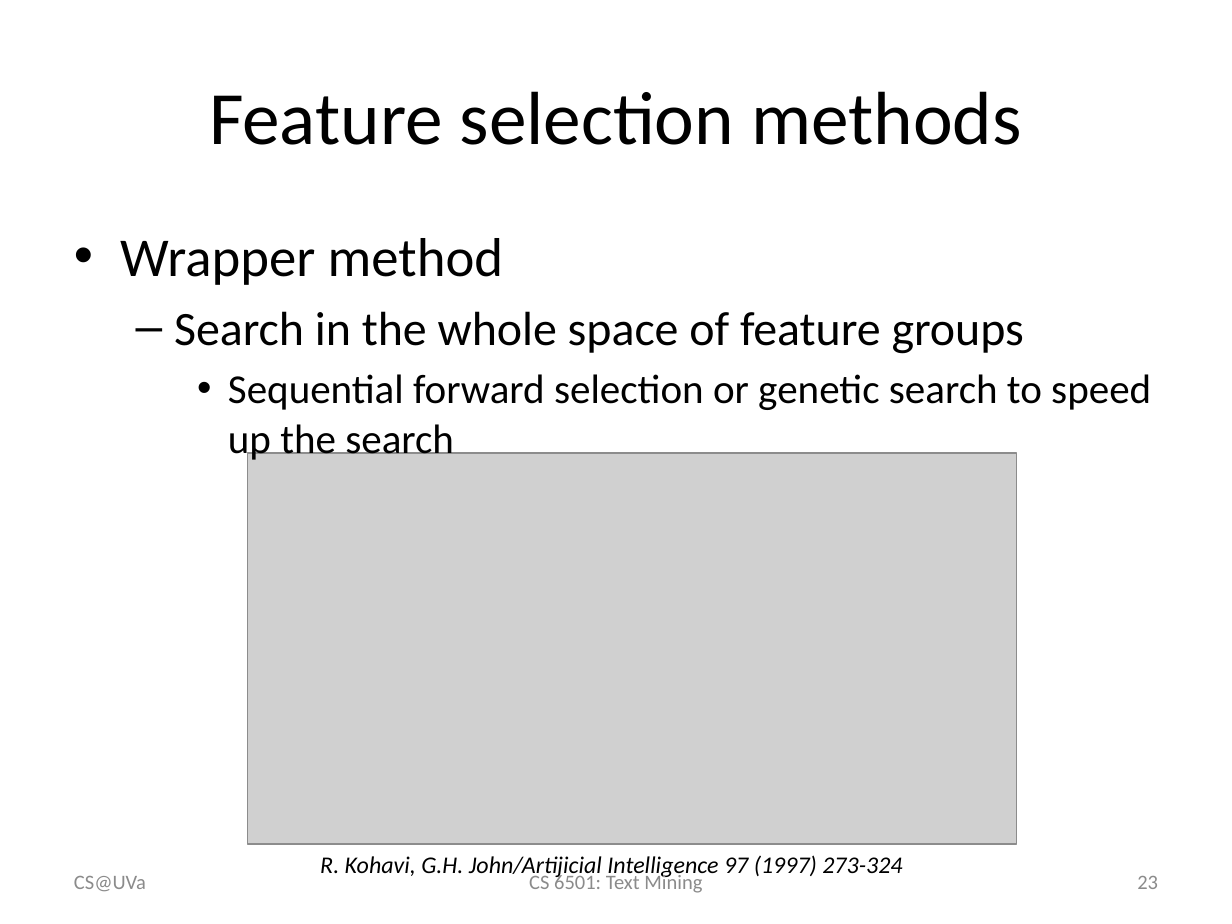
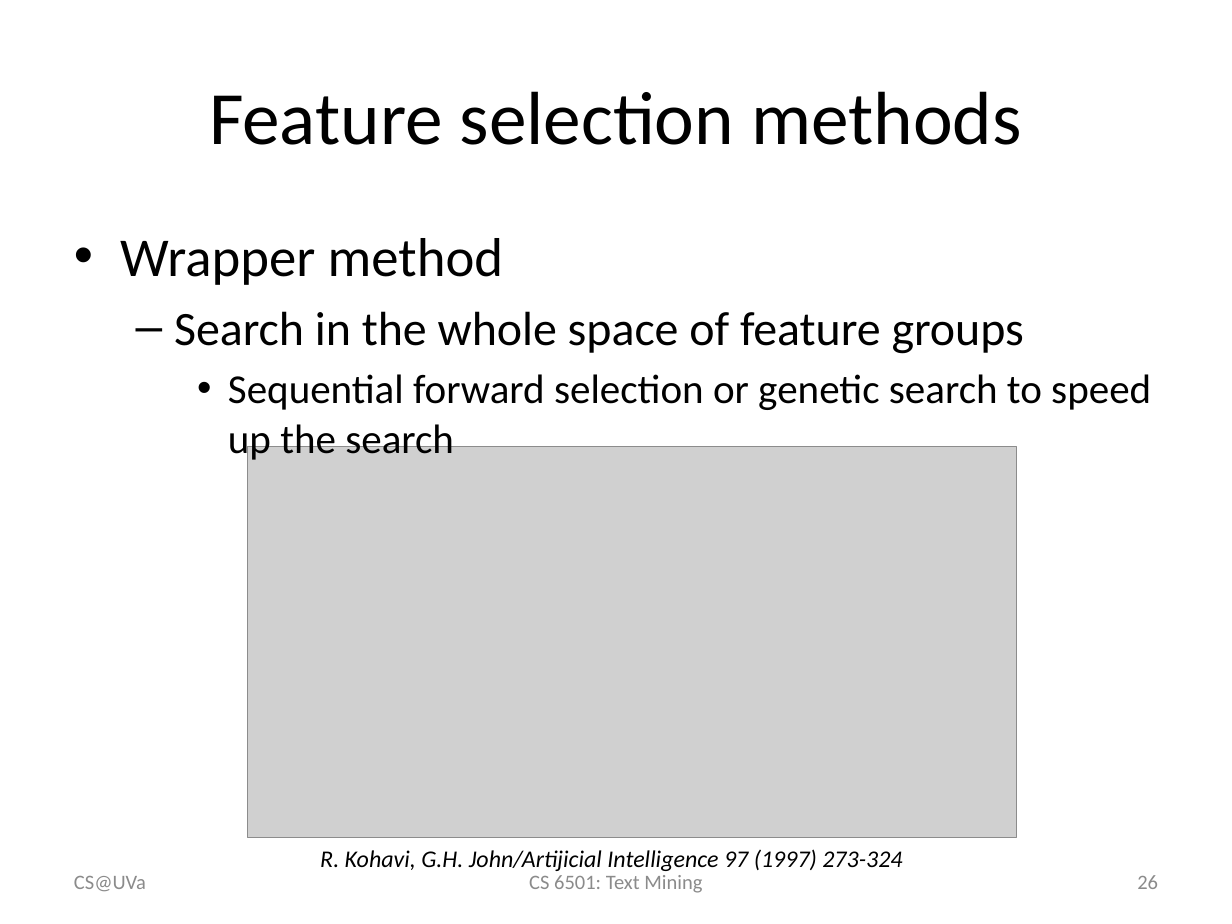
Before and after one commit to wang296/CS6501-Text-Mining, a slide deck: slide 26 of docs/TextCategorization.pptx (slide 23 before the commit). Drawn at 1232x924 pixels with LibreOffice and Linux fonts; fonts in the diff are those of the drawing; grey boxes stand for pictures. Boxes give left, top, right and bottom in pixels: in the first picture for what was removed or moved away, otherwise in the second. Text is boxed around its words. In the diff, an @@ line names an element or a change of style, - is before the commit and + after.

```diff
--- a/docs/TextCategorization.pptx
+++ b/docs/TextCategorization.pptx
@@ picture: place and size @@
-picture at [248,453,1016,844]
+picture at [248,446,1016,837]
@@ text "R. Kohavi, G.H. John/Artijicial Intelligence ...": place and size @@
-text "R. Kohavi, G.H. John/Artijicial Intelligence ..." at [320,855,902,880]
+text "R. Kohavi, G.H. John/Artijicial Intelligence ..." at [320,849,902,871]
@@ page number at [1137,875,1158,889]: text changed @@
-23
+26
```
Also in this commit, not shown: 9 other slides changed, 3 slides added, 3 other files.
